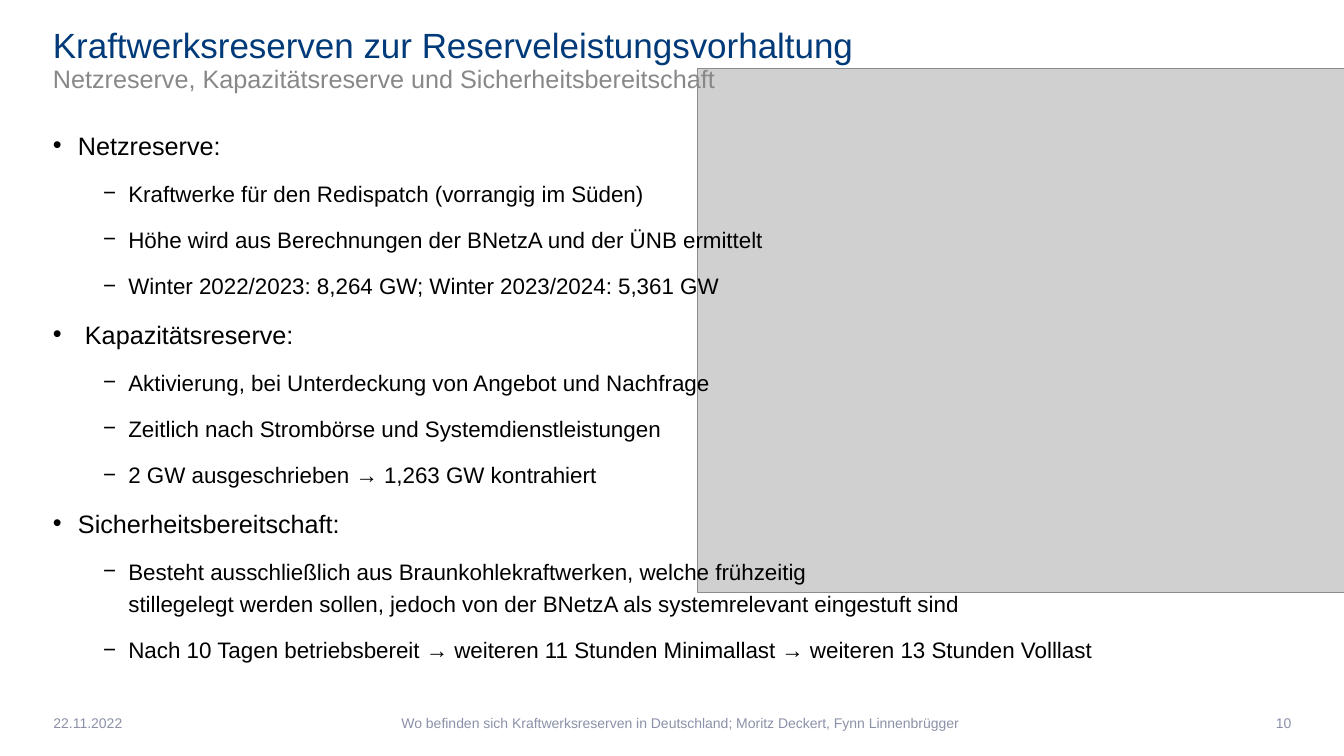
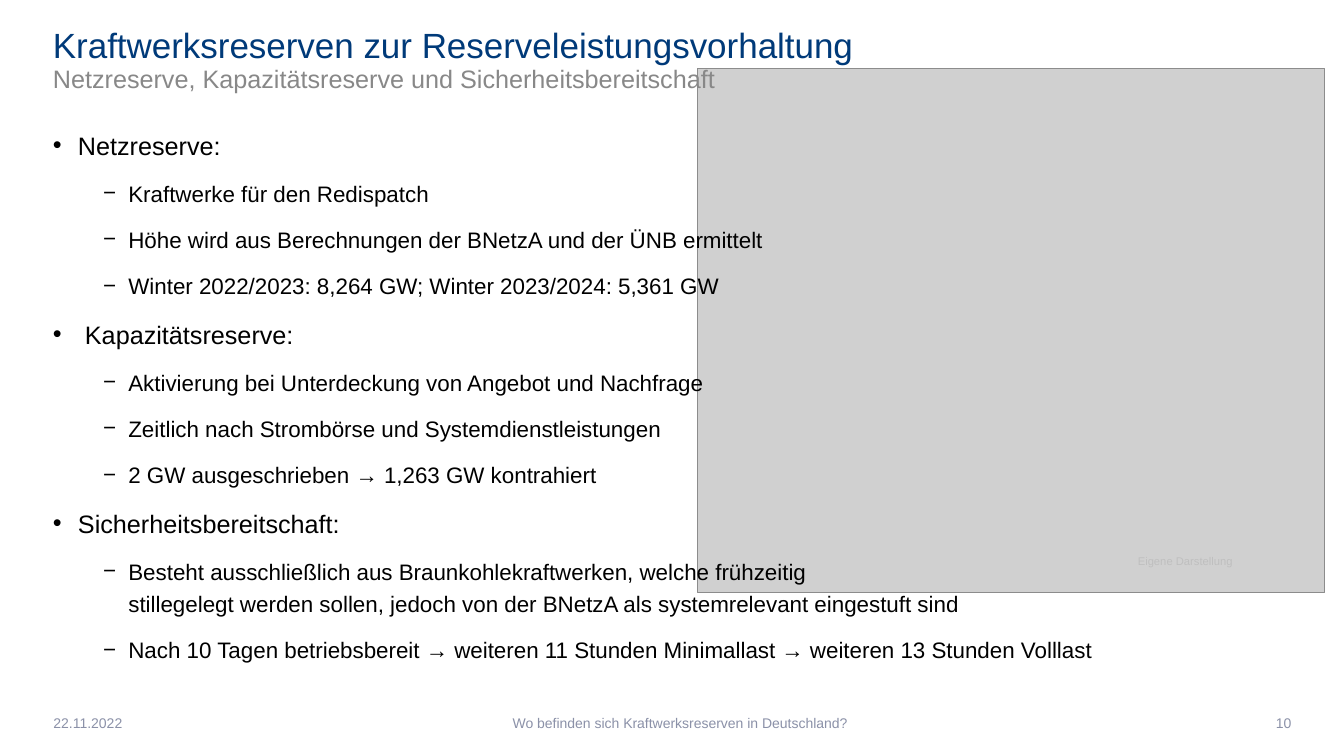
Before and after one commit to Febbyyyy/Regenerative-Energietechnik-Projekt, a slide deck: slide 10 of Präsentation - Wo befinden sich Kraftwerksreserven in Deutschland.pptx. Drawn at 1344x756 pixels with LibreOffice and Linux fonts; fonts in the diff are those of the drawing; grey boxes stand for pictures. Boxes give left, top, right and bottom in pixels: in the first picture for what was removed or moved away, otherwise in the second. Text is boxed around its words. In the diff, an @@ line names an element or a change of style, - is before the commit and + after.

```diff
--- a/Präsentation - Wo befinden sich Kraftwerksreserven in Deutschland.pptx
+++ b/Präsentation - Wo befinden sich Kraftwerksreserven in Deutschland.pptx
@@ picture: place and size @@
-picture at box(698, 69, 1344, 593)
+picture at box(698, 69, 1325, 593)
@@ text at box(128, 185, 429, 207): text changed @@
-  − Kraftwerke für den Redispatch (vorrangig im Süden)
+  − Kraftwerke für den Redispatch
@@ text at box(128, 373, 703, 396): text changed @@
-  − Aktivierung, bei Unterdeckung von Angebot und Nachfrage
+  − Aktivierung bei Unterdeckung von Angebot und Nachfrage
@@ text at box(513, 718, 847, 728): text changed @@
-Wo befinden sich Kraftwerksreserven in Deutschland; Moritz Deckert, Fynn Linnenbrügger
+Wo befinden sich Kraftwerksreserven in Deutschland?
```
Also in this commit, not shown: 9 other slides changed, 1 slide added, 1 slide removed, 2 other files.
